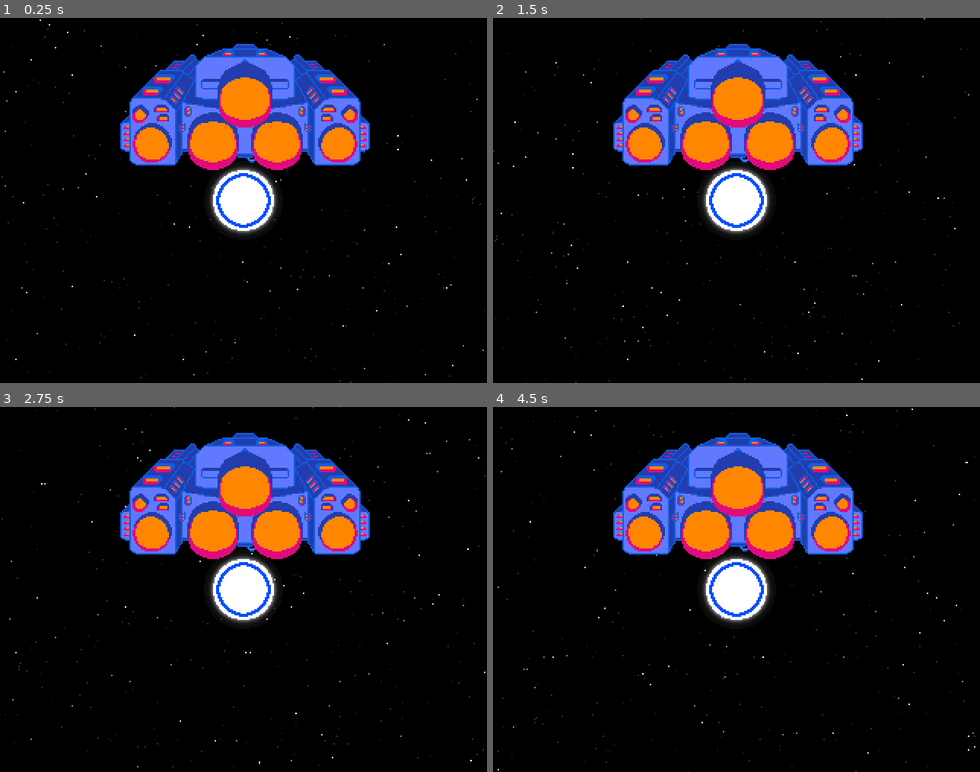
Above: before the commit, frames 1-4 (two rows, left to right).
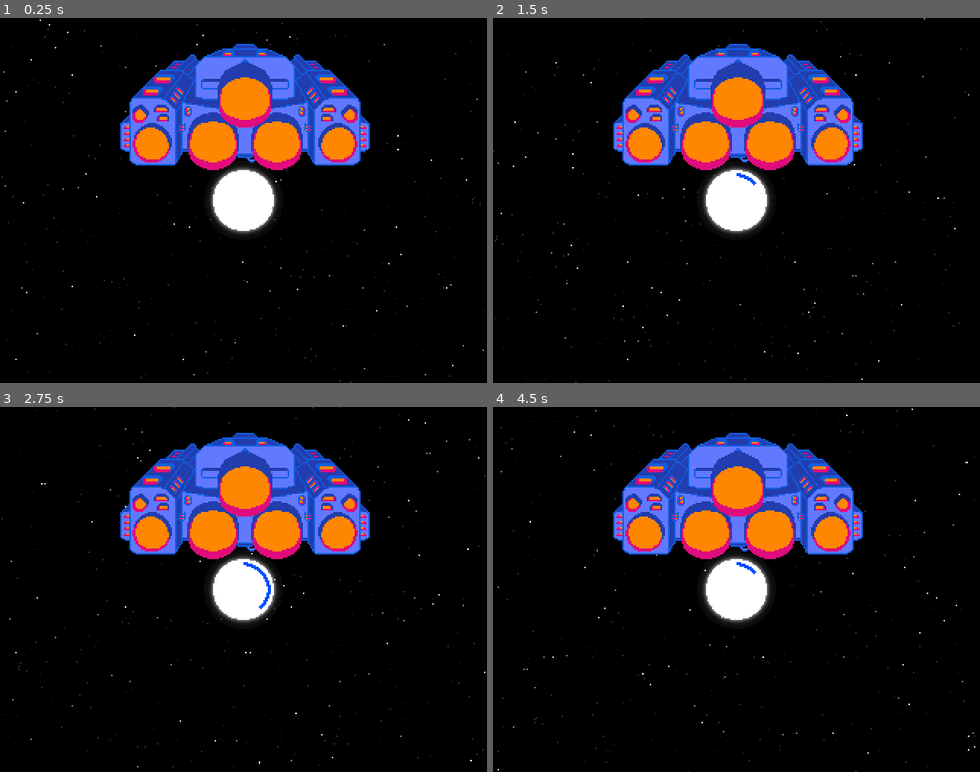
Above: after the commit, the same moments.

Repository: lethiandev/neutron-star
Game: Godot game, scene res://stages/gameplay/gameplay.tscn
Same seed, same stepped clock (60 frames per second), same inputs: the game is played once before the commit and once after it.
Inputs:
- Up to frame 1 (0.25 s): no input
- Up to frame 2 (1.5 s): tap A (action_a) at 0.6 s; tap B (action_b) at 1.35 s
- Up to frame 3 (2.75 s): tap P (action_p) at 2.1 s
- Up to frame 4 (4.5 s): tap X (action_x) at 2.85 s; tap A (action_a) at 3.6 s; tap B (action_b) at 4.35 s

The runs differ from the first frame. In frame 1, 0.3% of the frame differs, in the area x 44-56%, y 42-58%; in frame 2, 0.3%; in frame 3, 0.2%; in frame 4, 0.3%.

Commit message:
Add cooldown feature

Diff:
--- a/src/stages/gameplay/gameplay.gd
+++ b/src/stages/gameplay/gameplay.gd
@@ -7,26 +7,44 @@
 	"action_p": UnitBase.UNIT_GROUP_P,
 }
 
+var cooldown: float = 0.0
+var health: float = 1.0
+
 func _init() -> void:
 	randomize()
 
 func _process(p_delta: float) -> void:
+	if cooldown < 0.1:
+		_process_game_input()
+	_process_game_state(p_delta)
+
+func _process_game_input() -> void:
 	for action in action_group_map:
 		if Input.is_action_just_pressed(action):
 			_process_unit_group(action_group_map[action])
+
+func _process_game_state(p_delta: float) -> void:
+	_populate_interface_state()
+
+	cooldown = max(0.0, cooldown - p_delta)
+	health = min(1.0, health + p_delta * 0.5)
+
+func _populate_interface_state() -> void:
+	$Interface/CenterContainer/CooldownBar.progress = cooldown
+	$Interface/CenterContainer/HealthBar.progress = health
 
 func _process_unit_group(p_group: String) -> void:
 	var nodes = get_tree().get_nodes_in_group(p_group)
 	if not nodes.empty():
 		var front_node = nodes.front()
-		_process_unit_hit(front_node)
+		_handle_unit_hit(front_node)
 	else:
-		_process_miss()
+		_handle_unit_miss()
 
-func _process_unit_hit(p_unit: Node) -> void:
+func _handle_unit_hit(p_unit: Node) -> void:
 	if p_unit is UnitBase:
 		p_unit.hit()
 		$Camera2D.shake_low()
 
-func _process_miss() -> void:
-	pass
+func _handle_unit_miss() -> void:
+	cooldown = 1.0
